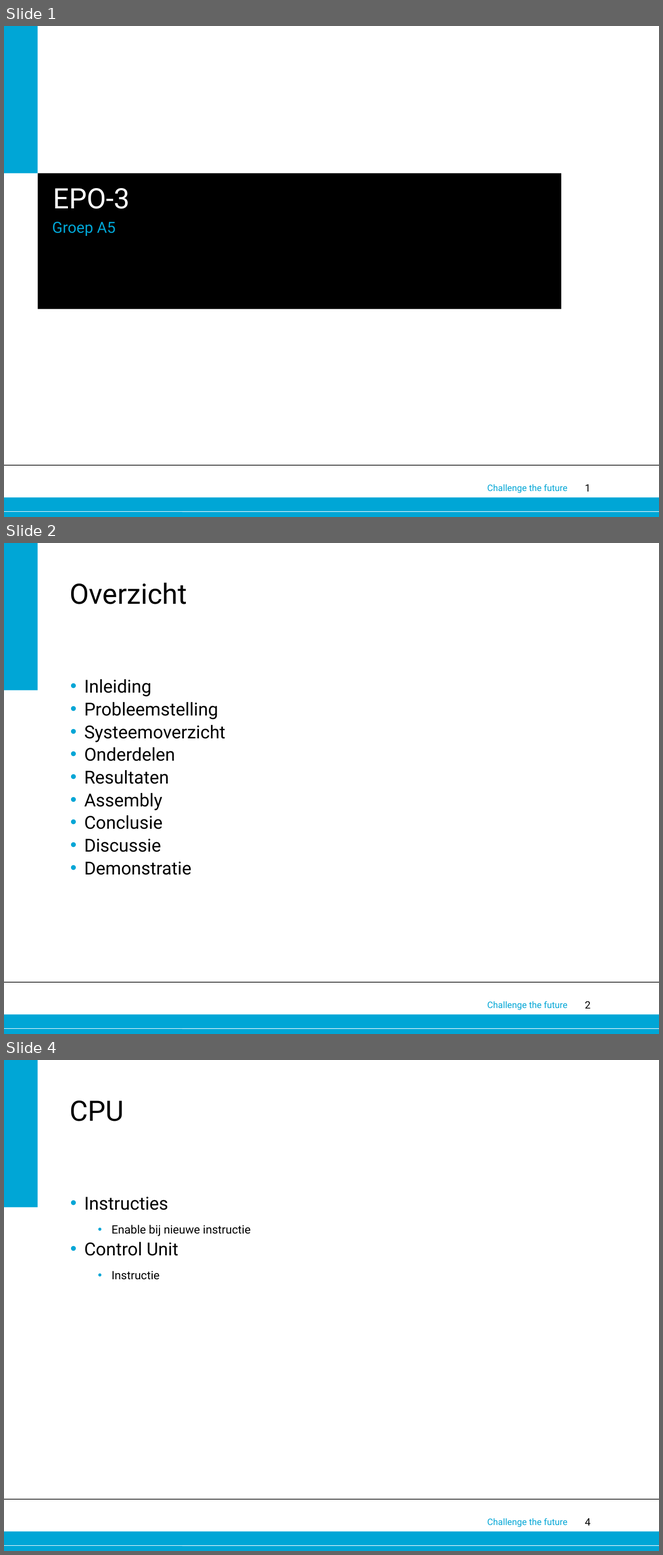
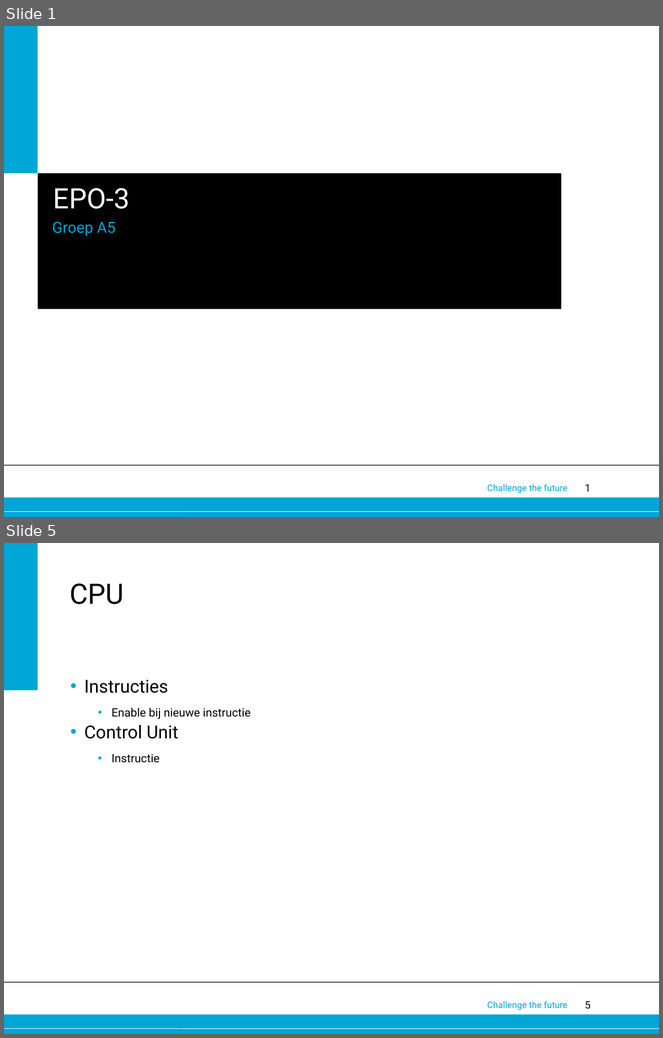
Before and after one commit to 0v3rf10w/epo3a5, a slide deck: Eindpresentatie.pptx. Shown one above the other, each under a label of ours: slides 1, 2 and 4 before the commit, slides 1 and 5 after it; the slides between them are not shown. The pictures are 663x1555 and 663x1038 pixels, drawn with LibreOffice and Linux fonts; fonts in the diff are those of the drawing; background and template pictures are left out. Boxes give left, top, right and bottom in pixels: in the first picture for what was removed or moved away, otherwise in the second. Text is boxed around its words. In the diff, an @@ line names an element or a change of style, - is before the commit and + after.

```diff
--- a/Eindpresentatie.pptx
+++ b/Eindpresentatie.pptx
@@ slide 2 removed at [4, 543, 659, 1034], background #FFFFFF; not listed: 6 template elements that a slide beside it also shows @@
@@ title removed at [70, 583, 187, 604] @@
-Overzicht
@@ text removed at [84, 679, 226, 875] @@
-• Inleiding
-• Probleemstelling
-• Systeemoverzicht
-• Onderdelen
-• Resultaten
-• Assembly
-• Conclusie
-• Discussie
-• Demonstratie
@@ what was slide 4 is now slide 5 @@
@@ page number at [585, 1002, 591, 1009]: text changed @@
-4
+5
```
Also in this commit, not shown: 9 slides added, 1 other slide removed, 1 other file.
